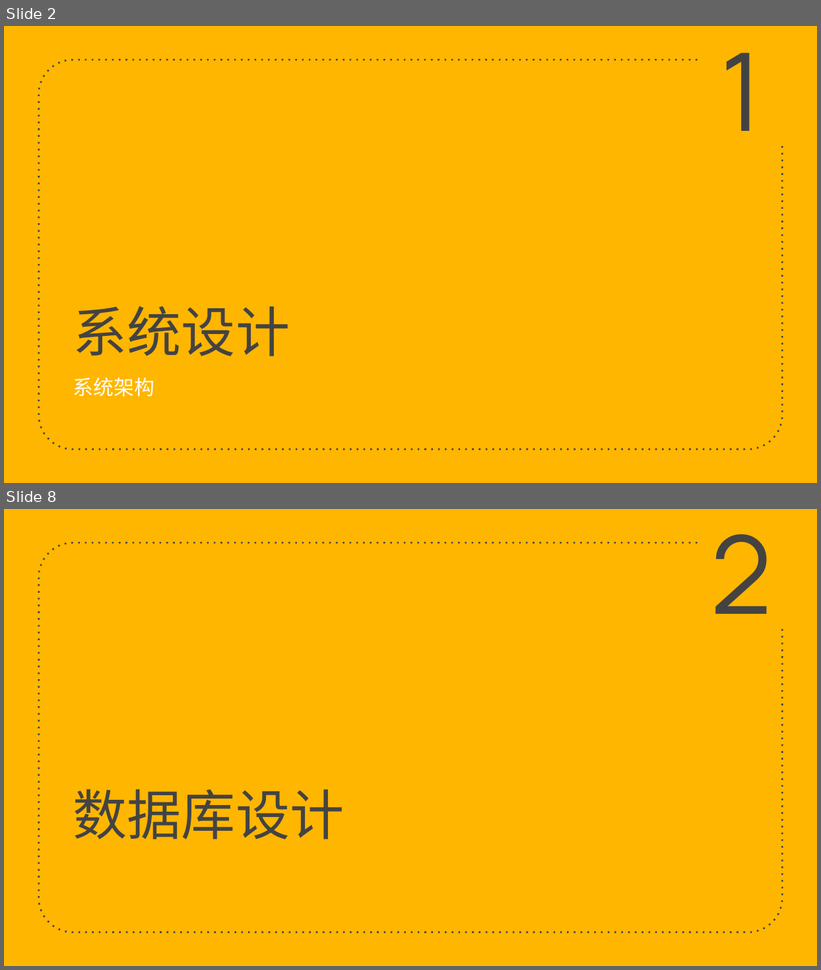
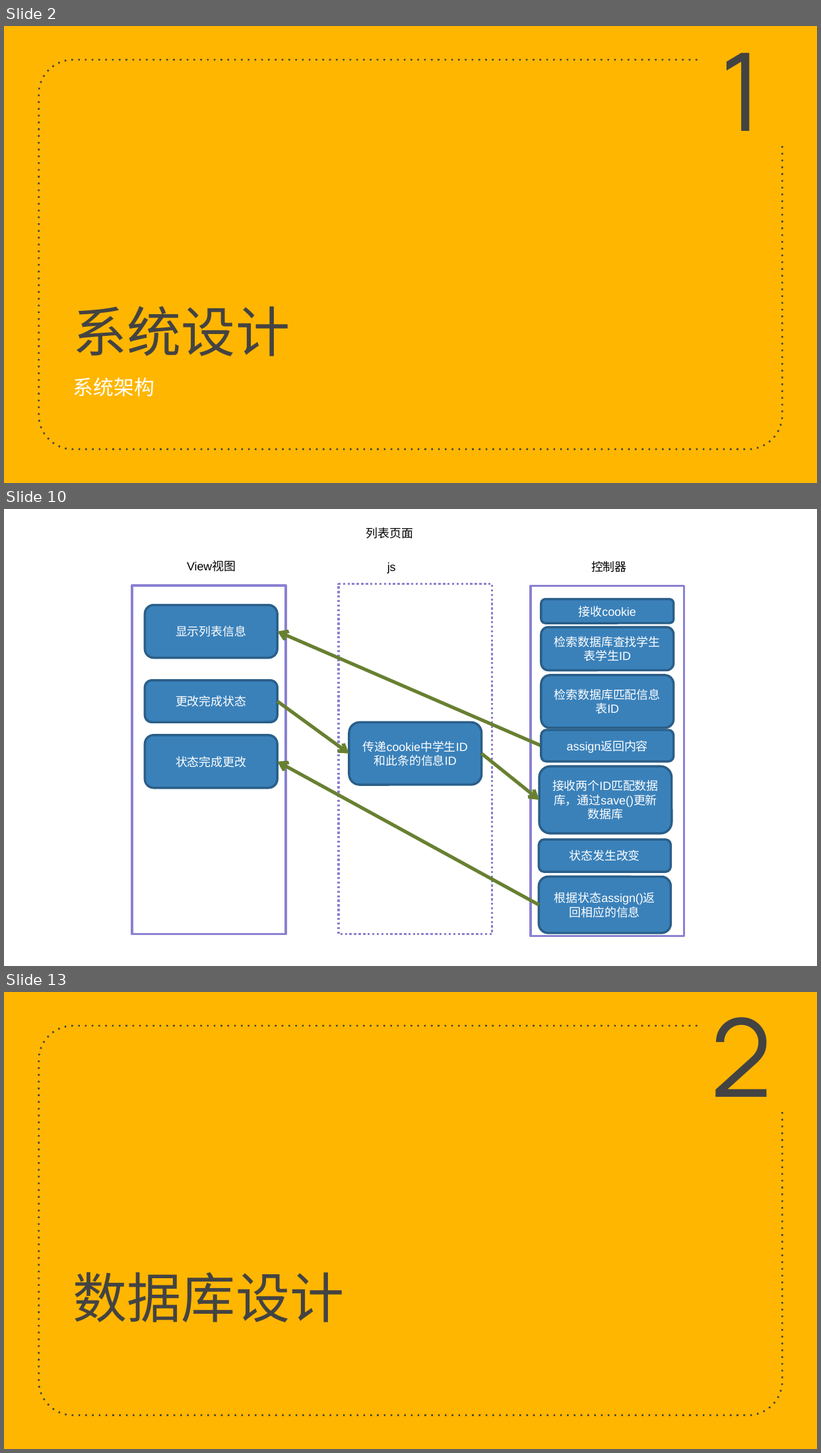
Before and after one commit to zeweidan/chicken_group_project, a slide deck: 技术实现.pptx. Shown one above the other, each under a label of ours: slides 2 and 8 before the commit, slides 2, 10 and 13 after it; the slides between them are not shown. The pictures are 821x970 and 821x1453 pixels, drawn with LibreOffice and Linux fonts; fonts in the diff are those of the drawing. Boxes give left, top, right and bottom in pixels: in the first picture for what was removed or moved away, otherwise in the second. Text is boxed around its words. In the diff, an @@ line names an element or a change of style, - is before the commit and + after.

```diff
--- a/技术实现.pptx
+++ b/技术实现.pptx
@@ slide 10 added at box(4, 509, 817, 966), background #FFFFFF @@
@@ text added at box(366, 527, 413, 539), 10.5 pt, text #000000 @@
+列表页面
@@ text added at box(187, 562, 236, 572), 10.5 pt, text #000000 @@
+View视图
@@ text added at box(387, 562, 396, 574), 10.5 pt, text #000000 @@
+js
@@ text added at box(591, 561, 627, 572), 10.5 pt, text #000000 @@
+控制器
@@ rectangle added at box(131, 586, 285, 934), fill #FFFFFF, outline #8B81D2 2 pt @@
@@ rectangle added at box(338, 584, 492, 934), fill #FFFFFF, outline #8B81D2 2 pt dashed @@
@@ rectangle added at box(531, 586, 684, 937), fill #FFFFFF, outline #8B81D2 2 pt @@
@@ rounded rectangle added at box(145, 605, 277, 657), fill #3A81BA, outline #2B5F8A 2 pt, 10.5 pt, text #FFFFFF @@
+显示列表信息
@@ rounded rectangle added at box(541, 599, 674, 624), fill #3A81BA, outline #2B5F8A 2 pt, 10.5 pt, text #FFFFFF @@
+接收cookie
@@ rounded rectangle added at box(541, 627, 674, 670), fill #3A81BA, outline #2B5F8A 2 pt, 10.5 pt, text #FFFFFF @@
+检索数据库查找学生表学生ID
@@ arrow added from (541, 746) to (277, 632), #688031 3 pt @@
@@ rounded rectangle added at box(145, 681, 277, 723), fill #3A81BA, outline #2B5F8A 2 pt, 10.5 pt, text #FFFFFF @@
+更改完成状态
@@ rounded rectangle added at box(541, 675, 674, 727), fill #3A81BA, outline #2B5F8A 2 pt, 10.5 pt, text #FFFFFF @@
+检索数据库匹配信息表ID
@@ arrow added from (277, 702) to (349, 754), #688031 3 pt @@
@@ rounded rectangle added at box(349, 723, 481, 786), fill #3A81BA, outline #2B5F8A 2 pt, 10.5 pt, text #FFFFFF @@
+传递cookie中学生ID和此条的信息ID
@@ rounded rectangle added at box(145, 735, 277, 788), fill #3A81BA, outline #2B5F8A 2 pt, 10.5 pt, text #FFFFFF @@
+状态完成更改
@@ rounded rectangle added at box(541, 730, 674, 762), fill #3A81BA, outline #2B5F8A 2 pt, 10.5 pt, text #FFFFFF @@
+assign返回内容
@@ arrow added from (539, 905) to (277, 762), #688031 3 pt @@
@@ arrow added from (481, 754) to (539, 800), #688031 3 pt @@
@@ rounded rectangle added at box(539, 767, 671, 834), fill #3A81BA, outline #2B5F8A 2 pt, 10.5 pt, text #FFFFFF @@
+接收两个ID匹配数据库，通过save()更新数据库
@@ rounded rectangle added at box(539, 840, 671, 873), fill #3A81BA, outline #2B5F8A 2 pt, 10.5 pt, text #FFFFFF @@
+状态发生改变
@@ rounded rectangle added at box(539, 877, 671, 933), fill #3A81BA, outline #2B5F8A 2 pt, 10.5 pt, text #FFFFFF @@
+根据状态assign()返回相应的信息
@@ what was slide 8 is now slide 13 @@
```
Also in this commit, not shown: 4 slides changed, 11 other slides added, 10 slides removed.
